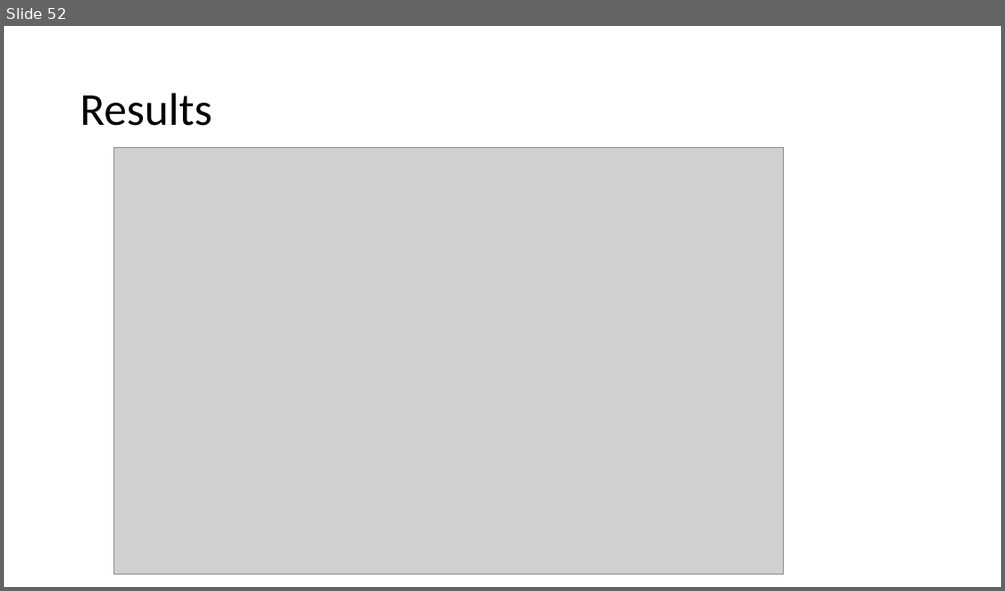
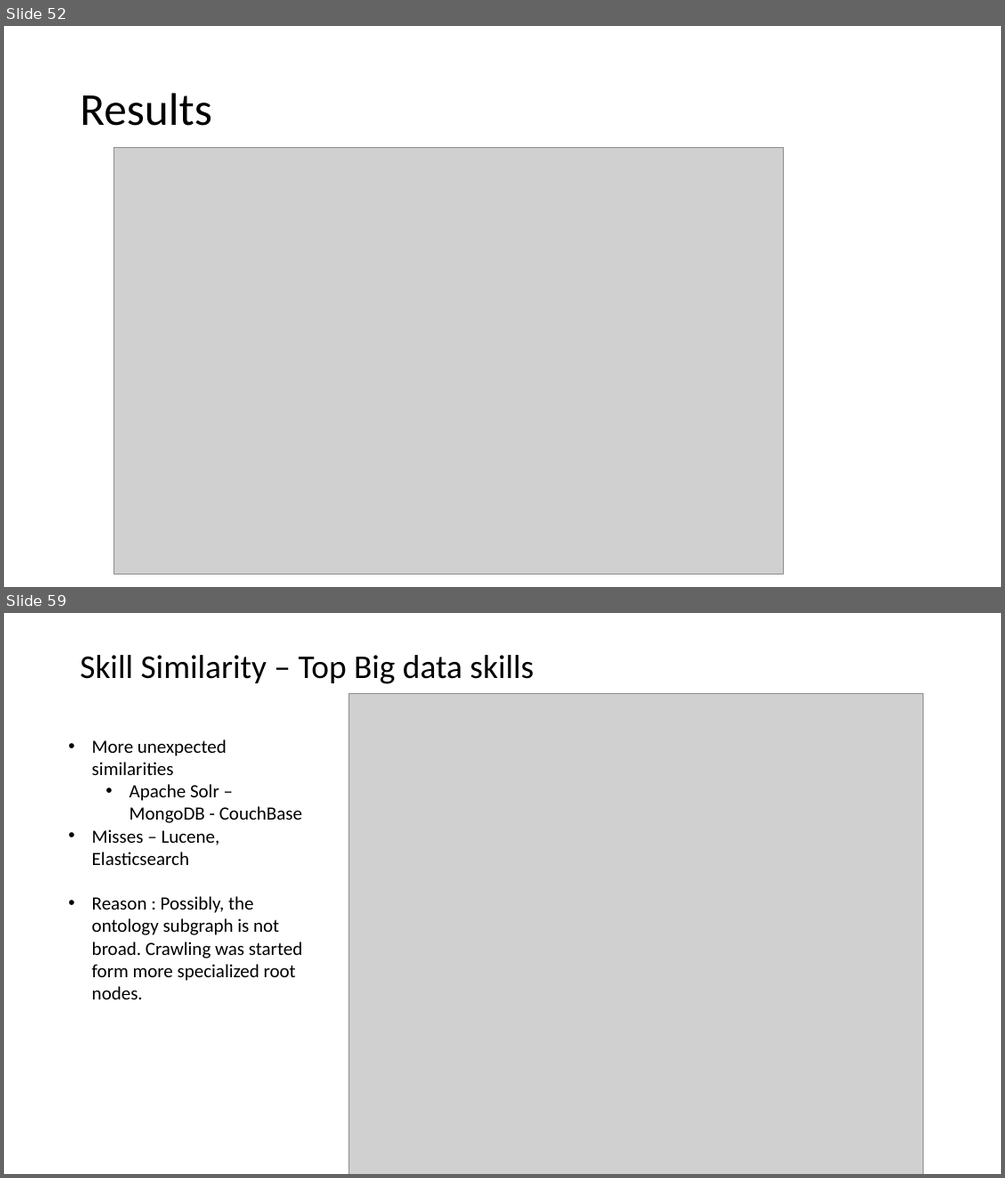
Before and after one commit to yeshbash/CS297, a slide deck: CS297-2.pptx. Shown one above the other, each under a label of ours: slide 52 before the commit, slides 52 and 59 after it; the slides between them are not shown. The pictures are 1005x591 and 1005x1178 pixels, drawn with LibreOffice and Linux fonts; fonts in the diff are those of the drawing; grey boxes stand for pictures. Boxes give left, top, right and bottom in pixels: in the first picture for what was removed or moved away, otherwise in the second. Text is boxed around its words. In the diff, an @@ line names an element or a change of style, - is before the commit and + after.

Commit message:
Restructuring Similarity and Pairwise Plotting

```diff
--- a/CS297-2.pptx
+++ b/CS297-2.pptx
@@ slide 59 added at bbox=[4, 613, 1001, 1174], background #FFFFFF @@
@@ title added at bbox=[80, 655, 534, 684], 32 pt, text #000000 @@
+Skill Similarity – Top Big data skills
@@ picture added at bbox=[348, 693, 923, 1174] @@
@@ text added at bbox=[92, 739, 302, 999], 18 pt, text #000000 @@
+• More unexpected similarities
+  • Apache Solr – MongoDB - CouchBase
+• Misses – Lucene, Elasticsearch
+• Reason : Possibly, the ontology subgraph is not broad. Crawling was started form more specialized root nodes.
```
Also in this commit, not shown: 7 other slides added, 8 other files.
